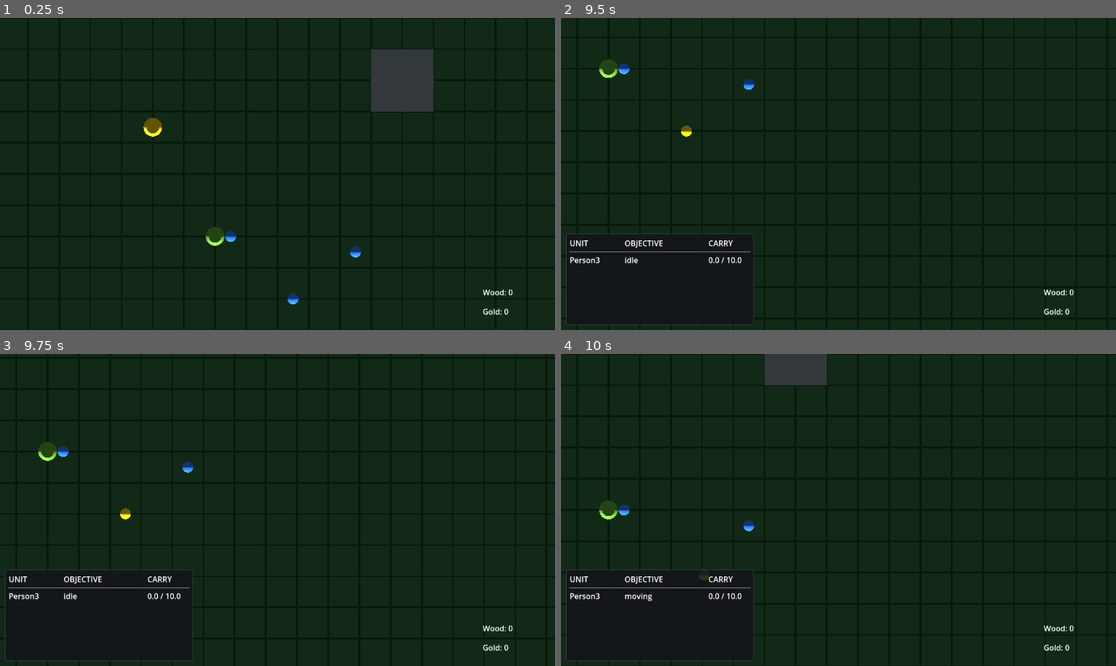
Above: before the commit, frames 1-4 (two rows, left to right).
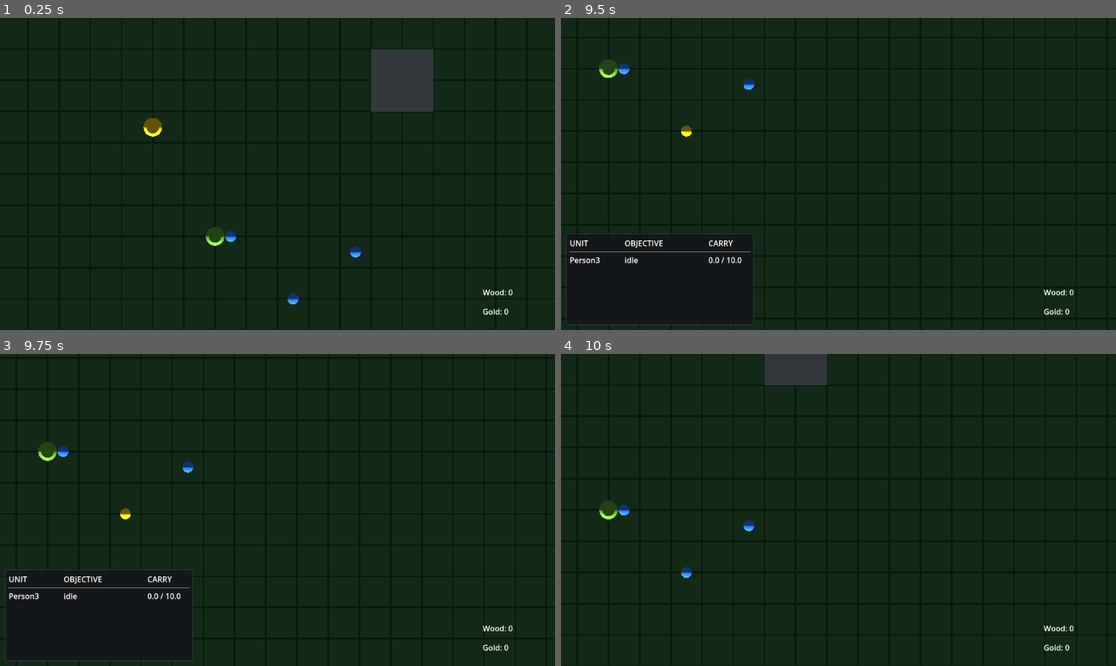
Above: after the commit, the same moments.

Repository: forsman5/sitka
Game: Godot game, scene res://scenes/world/world.tscn
The game is run twice, just before and just after one commit, with the same random seed, the same clock (stepped at 60 frames per second) and the same inputs.
Inputs (mouse positions are in pixels of both pictures, inside the frame that each line leads up to):
- Up to frame 1 (0.25 s): no input
- Up to frame 2 (9.5 s): tap Enter at 0.5 s; move the mouse to (960, 158) at 0.52 s; hold Right (ui_right) 0.53-1.25 s; click (960, 158) at 0.67 s; drag from (727, 189) to (810, 236) at 1.27 s; move the mouse to (894, 105) at 2.02 s; hold Right (ui_right) 2.03-2.75 s; drag from (810, 236) to (672, 127) at 2.77 s; move the mouse to (1005, 220) at 3.52 s; hold Left (ui_left) 3.53-4.25 s; drag from (672, 127) to (755, 96) at 4.27 s; move the mouse to (866, 174) at 5.02 s; hold Down (ui_down) 5.03-5.75 s; click (866, 174) at 5.17 s; drag from (755, 96) to (727, 189) at 5.77 s; move the mouse to (960, 158) at 6.52 s; hold Up (ui_up) 6.53-7.25 s; drag from (727, 189) to (810, 236) at 7.27 s; move the mouse to (894, 105) at 8.02 s; hold Down (ui_down) 8.03-8.75 s; drag from (810, 236) to (672, 127) at 8.77 s
- Up to frame 3 (9.75 s): move the mouse to (444, 556) at 9.52 s; hold Up (ui_up) from 9.53 s (still down); click (444, 556) at 9.67 s
- Up to frame 4 (10 s): keep holding Up (ui_up)

Frames 1-3 are identical in both runs. In frame 4, 0.7% of the frame differs, in the area x 0-35%, y 68-99%.

Commit message:
Add building selection and right-click-to-move
Buildings are now selectable (mutually exclusive with persons) with a
light-blue highlight. Right-click on ground moves selected persons;
right-click on building queues deposit. HUD selection panel shows
buildings alongside persons.

Co-Authored-By: Claude Sonnet 4.6 <noreply@anthropic.com>

Diff:
--- a/scripts/entities/building.gd
+++ b/scripts/entities/building.gd
@@ -5,8 +5,23 @@
 
 @export var building_name: String = "Building"
 
+var selected: bool = false
+
+@onready var _mesh: MeshInstance3D = $MeshInstance3D
+
+var _mat_normal: Material
+var _mat_selected: StandardMaterial3D
+
 func _ready() -> void:
 	add_to_group("capital")
+	add_to_group("buildings")
+	_mat_normal = _mesh.get_surface_override_material(0)
+	_mat_selected = StandardMaterial3D.new()
+	_mat_selected.albedo_color = Color(0.85, 0.9, 1.0, 1)
+
+func set_selected(value: bool) -> void:
+	selected = value
+	_mesh.set_surface_override_material(0, _mat_selected if selected else _mat_normal)
 
 func deposit(item: InventoryItem) -> void:
 	match item.item_name:
--- a/scripts/ui/hud.gd
+++ b/scripts/ui/hud.gd
@@ -1,6 +1,7 @@
 extends CanvasLayer
 
 const Person = preload("res://scripts/entities/person.gd")
+const Building = preload("res://scripts/entities/building.gd")
 
 @onready var _wood_label: Label = $Root/WoodLabel
 @onready var _gold_label: Label = $Root/GoldLabel
@@ -27,6 +28,9 @@
 	for p in get_tree().get_nodes_in_group("persons"):
 		if p.get("selected") == true:
 			selected.append(p)
+	for b in get_tree().get_nodes_in_group("buildings"):
+		if b.get("selected") == true:
+			selected.append(b)
 	_selection_panel.visible = not selected.is_empty()
 	if selected.is_empty():
 		return
@@ -35,10 +39,13 @@
 		child.queue_free()
 	for node in selected:
 		var person: Person = node as Person
-		if person == null:
+		if person != null:
+			_add_row(person.name, person.objective_label(),
+				"%.1f / %.1f" % [person.current_weight(), person.carry_capacity])
 			continue
-		_add_row(person.name, person.objective_label(),
-			"%.1f / %.1f" % [person.current_weight(), person.carry_capacity])
+		var building: Building = node as Building
+		if building != null:
+			_add_row(building.building_name, "capital", "—")
 
 func _add_row(unit: String, objective: String, carry: String) -> void:
 	var name_lbl := Label.new()
--- a/scripts/world/world.gd
+++ b/scripts/world/world.gd
@@ -40,20 +40,23 @@
 func _handle_single_click(screen_pos: Vector2) -> void:
 	var person := _get_person_at(screen_pos)
 	if person != null:
+		_deselect_all_buildings()
 		_deselect_all()
 		person.set_selected(true)
-	elif _any_selected():
-		var pos := _raycast_y0(screen_pos)
-		if pos != Vector3.INF:
-			for p: Node3D in get_tree().get_nodes_in_group("persons"):
-				if p.selected:
-					p.set_move_objective(pos)
-	else:
+		return
+	var building := _get_building_at(screen_pos)
+	if building != null:
 		_deselect_all()
+		_deselect_all_buildings()
+		building.set_selected(true)
+		return
+	_deselect_all()
+	_deselect_all_buildings()
 
 func _finish_box_select(end_pos: Vector2) -> void:
 	var rect := Rect2(_drag_start, end_pos - _drag_start).abs()
 	_deselect_all()
+	_deselect_all_buildings()
 	var camera := get_viewport().get_camera_3d()
 	for person: Node3D in get_tree().get_nodes_in_group("persons"):
 		var screen_pos := camera.unproject_position(person.global_position + Vector3(0, 0.9, 0))
@@ -69,6 +72,10 @@
 func _deselect_all() -> void:
 	for p: Node3D in get_tree().get_nodes_in_group("persons"):
 		p.set_selected(false)
+
+func _deselect_all_buildings() -> void:
+	for b: Node3D in get_tree().get_nodes_in_group("buildings"):
+		b.set_selected(false)
 
 func _any_selected() -> bool:
 	for p: Node3D in get_tree().get_nodes_in_group("persons"):
@@ -90,6 +97,12 @@
 		for p: Node3D in get_tree().get_nodes_in_group("persons"):
 			if p.selected:
 				p.set_deposit_objective()
+		return
+	var pos := _raycast_y0(screen_pos)
+	if pos != Vector3.INF:
+		for p: Node3D in get_tree().get_nodes_in_group("persons"):
+			if p.selected:
+				p.set_move_objective(pos)
 
 func _get_building_at(screen_pos: Vector2) -> Node3D:
 	var camera := get_viewport().get_camera_3d()
